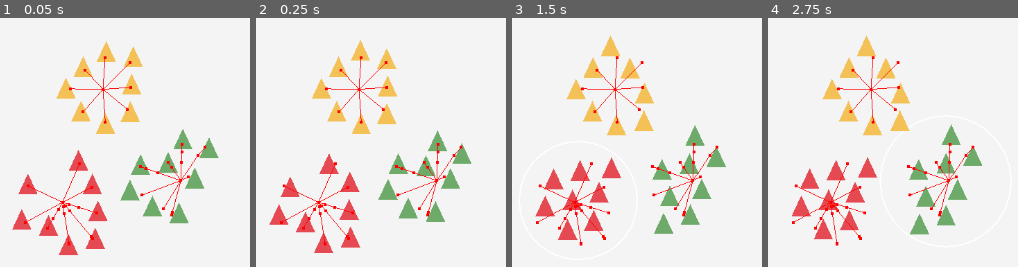
Above: before the commit, frames 1-4 (left to right).
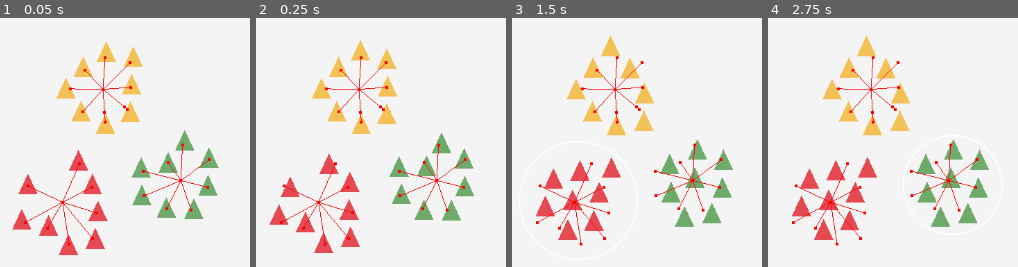
Above: after the commit, the same moments.

Repository: rtauziac/djam-decay
Game: Godot game, scene res://test_2d.tscn
The game is run twice, just before and just after one commit, with the same random seed, the same clock (stepped at 60 frames per second) and the same inputs.
Inputs (mouse positions are in pixels of both pictures, inside the frame that each line leads up to):
- Up to frame 1 (0.05 s): no input
- Up to frame 2 (0.25 s): no input
- Up to frame 3 (1.5 s): move the mouse to (572, 207) at 0.52 s; click (572, 207) at 0.67 s; move the mouse to (609, 87) at 1.27 s; click (609, 87) at 1.42 s
- Up to frame 4 (2.75 s): tap Enter at 2 s; move the mouse to (945, 182) at 2.02 s; click (945, 182) at 2.17 s

The runs differ from the first frame. In frame 1, 4.5% of the frame differs, in the area x 20-88%, y 30-91%; in frame 2, 4.4%; in frame 3, 5.3%, in the area x 9-89%, y 30-91%; in frame 4, 5.3%.

Commit message:
🗺 Bigger map

Diff:
--- a/test_2d.tscn
+++ b/test_2d.tscn
@@ -19,16 +19,12 @@
 "
 
 [sub_resource type="NavigationPolygon" id="NavigationPolygon_n13jf"]
-vertices = PackedVector2Array(258, 23, 477, -233, 496, 267, 252, 57, 244, -12, 215, 139, -412, 228, -427, -231, 141, -29, 215, -37, 193, 165, 176, -43, 158, 179, 119, 173, 90, 148, 76, 113, 82, 79, 119, -3)
-polygons = Array[PackedInt32Array]([PackedInt32Array(0, 1, 2, 3), PackedInt32Array(1, 0, 4), PackedInt32Array(5, 3, 2), PackedInt32Array(6, 7, 1, 8), PackedInt32Array(1, 4, 9), PackedInt32Array(10, 5, 2), PackedInt32Array(1, 9, 11), PackedInt32Array(12, 10, 2), PackedInt32Array(12, 2, 6, 13), PackedInt32Array(14, 13, 6), PackedInt32Array(15, 14, 6), PackedInt32Array(16, 15, 6), PackedInt32Array(17, 16, 6), PackedInt32Array(8, 17, 6), PackedInt32Array(1, 11, 8)])
-outlines = Array[PackedVector2Array]([PackedVector2Array(-459, -261, -442, 257, 528, 299, 506, -264)])
+vertices = PackedVector2Array(349, -210, 181, -160, -1075, -269, -1243, -352, -3003, -2380, 2438, -2374, 501, -88, 2468, 2443, 476, 133, -2957, 2382, 224, 138, 100, -4, -1130, 680, -1310, 371, -1386, 261, -1320, 73, -1235, -93, 225, -51, -1209, 370, -1503, -168, -1734, 123, -1684, 439, -1521, 544, -1398, 648, -1129, 511)
+polygons = Array[PackedInt32Array]([PackedInt32Array(0, 1, 2, 3, 4, 5), PackedInt32Array(6, 5, 7, 8), PackedInt32Array(8, 7, 9, 10), PackedInt32Array(11, 10, 9, 12), PackedInt32Array(13, 14, 15, 16, 2, 1, 17, 11, 18), PackedInt32Array(5, 6, 0), PackedInt32Array(4, 3, 19), PackedInt32Array(4, 19, 20), PackedInt32Array(9, 4, 20, 21), PackedInt32Array(9, 21, 22, 23), PackedInt32Array(24, 18, 11), PackedInt32Array(12, 24, 11), PackedInt32Array(9, 23, 12)])
+outlines = Array[PackedVector2Array]([PackedVector2Array(-3034, -2411, -2987, 2412, 2499, 2474, 2468, -2404)])
 source_geometry_group_name = &"navigation_polygon_source_group"
 cell_size = 10.0
 agent_radius = 30.0
-
-[sub_resource type="CapsuleShape2D" id="CapsuleShape2D_f7jy1"]
-radius = 43.0
-height = 168.0
 
 [node name="Node2D" type="Node2D"]
 
@@ -36,15 +32,16 @@
 script = SubResource("GDScript_3igke")
 
 [node name="NavigationRegion2D" type="NavigationRegion2D" parent="."]
+position = Vector2(43, -106)
 navigation_polygon = SubResource("NavigationPolygon_n13jf")
 
 [node name="StaticBody2D" type="StaticBody2D" parent="NavigationRegion2D"]
-position = Vector2(-328, -112)
 
-[node name="CollisionShape2D" type="CollisionShape2D" parent="NavigationRegion2D/StaticBody2D"]
-position = Vector2(495, 180)
-rotation = 0.425299
-shape = SubResource("CapsuleShape2D_f7jy1")
+[node name="CollisionPolygon2D" type="CollisionPolygon2D" parent="NavigationRegion2D/StaticBody2D"]
+polygon = PackedVector2Array(237, 108, 449, 104, 469, -75, 342, -177, 221, -141, 265, -35, 151, 9)
+
+[node name="CollisionPolygon2D2" type="CollisionPolygon2D" parent="NavigationRegion2D/StaticBody2D"]
+polygon = PackedVector2Array(-1240, -317, -1482, -146, -1702, 131, -1656, 421, -1502, 521, -1386, 619, -1160, 646, -1159, 519, -1226, 400, -1326, 402, -1420, 267, -1347, 59, -1262, -109, -1124, -260)
 
 [node name="Game" type="Node" parent="."]
 script = ExtResource("1_bo2r8")
Not shown: 1 places in test_2d.tscn that only renumber resources
